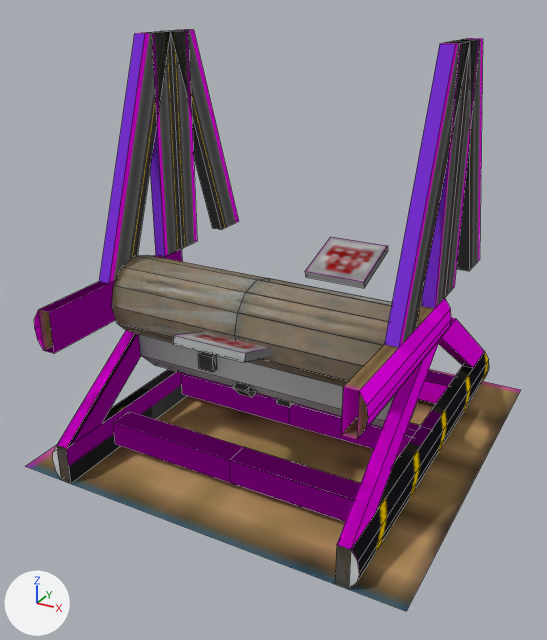
Before and after pictures for a commit that changed the Blender file resources/assets/taam/models/block/conveyor.blend.
Rendered twice from a camera (50 mm lens) standing at (1.313, -2.098, 1.099) and looking at (0.482, -0.588, 0.344). The lights are fixed; the arrows at lower left show +X, +Y and +Z. Mesh edges are drawn as thin lines.

Script lines for the objects in view, before the commit:
```python
ob_conveyor_end = bpy.data.objects.new('Conveyor End', me_cemdl)
ob_conveyor_end.location = (0.0, 0.0, 0.0)
ob_conveyor_end_framing_alu = bpy.data.objects.new('Conveyor End_Framing_Alu', me_cemdl_alu)
ob_conveyor_end_framing_alu.location = (0.0, 0.0, 0.0)
ob_conveyor_end_framing_wood = bpy.data.objects.new('Conveyor End_Framing_Wood', me_cemdl_wood)
ob_conveyor_end_framing_wood.location = (0.0, 0.0, 0.0)
ob_conveyor_end_walz_alu = bpy.data.objects.new('Conveyor End_Walz_Alu', me_cwalzmdl_alu)
ob_conveyor_end_walz_alu.location = (0.0, 0.0, 0.0)
ob_conveyor_straight = bpy.data.objects.new('Conveyor Straight', me_csmdl)
ob_conveyor_straight.location = (0.0, 0.0, 0.0)
ob_conveyor_straight_framing_alu = bpy.data.objects.new('Conveyor Straight_Framing_Alu', me_csmdl_alu)
ob_conveyor_straight_framing_alu.location = (0.0, 0.0, 0.0)
ob_conveyor_straight_framing_wood = bpy.data.objects.new('Conveyor Straight_Framing_Wood', me_csmdl_wood)
ob_conveyor_straight_framing_wood.location = (0.0, 0.0, 0.0)
ob_conveyor_straight_walz_wood = bpy.data.objects.new('Conveyor Straight_Walz_Wood', me_cwalzmdl_wood)
ob_conveyor_straight_walz_wood.location = (0.0, 0.15, 0.0)
ob_support_caps_alu = bpy.data.objects.new('Support Caps_Alu', me_scmdl_alu)
ob_support_caps_alu.location = (0.0, 0.0, 0.0)
# also in view: 'Support_Wood' at (0.5, -0.5, 0.175); 'Processor Marker_Grinder' at (0.5, -0.5, 0.376); 'Support_Alu' at (0.5, -0.5, 0.175); 'Processor' at (0.5, -0.612, 0.257); 'Support Above_Wood' at (0.5, -0.5, 0.725)
```
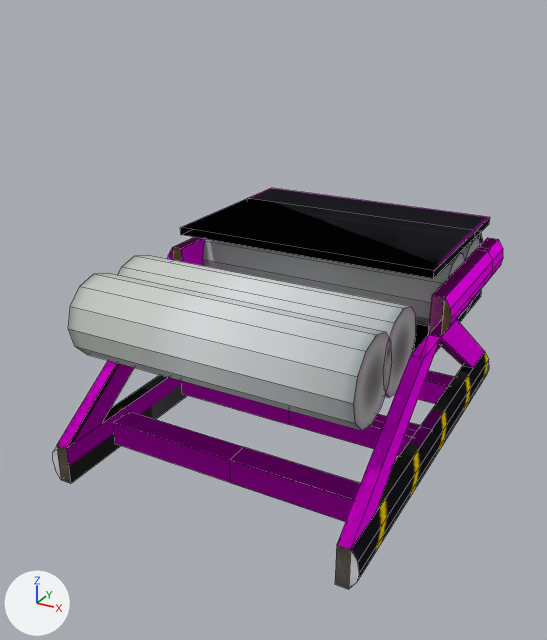
Diff of the bpy script that builds the scene:
```diff
--- a/resources/assets/taam/models/block/conveyor.blend.py
+++ b/resources/assets/taam/models/block/conveyor.blend.py
@@ ob_conveyor_end_walz_alu @@
 ob_conveyor_end_walz_alu.location = (0.0, 0.0, 0.0)
-ob_conveyor_end_walz_alu.hide_viewport = True
@@ ob_processor_marker_grinder @@
 _m = ob_processor_marker_grinder.modifiers.new('Mirror', 'MIRROR')
 _m.mirror_object = ob_mirrorobject
+ob_processor_marker_grinder.hide_viewport = True
@@ ob_support_above_wood @@
 _m = ob_support_above_wood.modifiers.new('Mirror', 'MIRROR')
 _m.mirror_object = ob_mirrorobject
+ob_support_above_wood.hide_viewport = True
@@ ob_support_above_alu @@
 _m = ob_support_above_alu.modifiers.new('Mirror', 'MIRROR')
 _m.mirror_object = ob_mirrorobject
+ob_support_above_alu.hide_viewport = True
@@ ob_conveyor_end_framing_alu @@
 ob_conveyor_end_framing_alu = bpy.data.objects.new('Conveyor End_Framing_Alu', me_cemdl_alu)
-ob_conveyor_end_framing_alu.location = (0.0, 0.0, 0.0)
+ob_conveyor_end_framing_alu.location = (1.0, -1.0, 0.0)
+ob_conveyor_end_framing_alu.rotation_euler = (0.0, 0.0, 3.142)  # degrees (0, 0, 180)
 _m = ob_conveyor_end_framing_alu.modifiers.new('Mirror', 'MIRROR')
 _m.mirror_object = ob_mirrorobject
-ob_conveyor_end_framing_alu.hide_viewport = True
@@ ob_conveyor_straight_walz_wood @@
 ob_conveyor_straight_walz_wood = bpy.data.objects.new('Conveyor Straight_Walz_Wood', me_cwalzmdl_wood)
-ob_conveyor_straight_walz_wood.location = (0.0, 0.15, 0.0)
+ob_conveyor_straight_walz_wood.location = (1.0, -1.15, 0.0)
+ob_conveyor_straight_walz_wood.rotation_euler = (0.0, 0.0, 3.142)  # degrees (0, 0, 180)
 _m = ob_conveyor_straight_walz_wood.modifiers.new('Mirror', 'MIRROR')
 _m.mirror_object = ob_mirrorobject
+ob_conveyor_straight_walz_wood.hide_viewport = True
@@ ob_conveyor_straight_framing_alu @@
 ob_conveyor_straight_framing_alu = bpy.data.objects.new('Conveyor Straight_Framing_Alu', me_csmdl_alu)
-ob_conveyor_straight_framing_alu.location = (0.0, 0.0, 0.0)
+ob_conveyor_straight_framing_alu.location = (1.0, -1.0, 0.0)
+ob_conveyor_straight_framing_alu.rotation_euler = (0.0, 0.0, 3.142)  # degrees (0, 0, 180)
@@ ob_conveyor_straight_framing_wood @@
 ob_conveyor_straight_framing_wood = bpy.data.objects.new('Conveyor Straight_Framing_Wood', me_csmdl_wood)
-ob_conveyor_straight_framing_wood.location = (0.0, 0.0, 0.0)
+ob_conveyor_straight_framing_wood.location = (1.0, -1.0, 0.0)
+ob_conveyor_straight_framing_wood.rotation_euler = (0.0, 0.0, 3.142)  # degrees (0, 0, 180)
 _m = ob_conveyor_straight_framing_wood.modifiers.new('Mirror', 'MIRROR')
@@ ob_processor @@
 ob_processor.location = (0.5, -0.612, 0.257)
+ob_processor.hide_viewport = True
@@ ob_conveyor_end @@
 ob_conveyor_end = bpy.data.objects.new('Conveyor End', me_cemdl)
-ob_conveyor_end.location = (0.0, 0.0, 0.0)
-ob_conveyor_end.hide_viewport = True
+ob_conveyor_end.location = (1.0, -1.0, 0.0)
+ob_conveyor_end.rotation_euler = (0.0, 0.0, 3.142)  # degrees (0, 0, 180)
@@ ob_reference @@
 ob_reference.location = (0.0, 0.0, 0.0)
+ob_reference.hide_viewport = True
@@ ob_conveyor_straight @@
 ob_conveyor_straight = bpy.data.objects.new('Conveyor Straight', me_csmdl)
-ob_conveyor_straight.location = (0.0, 0.0, 0.0)
-ob_conveyor_straight.hide_viewport = True
+ob_conveyor_straight.location = (1.0, -1.0, 0.0)
+ob_conveyor_straight.rotation_euler = (0.0, 0.0, 3.142)  # degrees (0, 0, 180)
@@ ob_conveyor_end_framing_wood @@
 ob_conveyor_end_framing_wood = bpy.data.objects.new('Conveyor End_Framing_Wood', me_cemdl_wood)
-ob_conveyor_end_framing_wood.location = (0.0, 0.0, 0.0)
+ob_conveyor_end_framing_wood.location = (1.0, -1.0, 0.0)
+ob_conveyor_end_framing_wood.rotation_euler = (0.0, 0.0, 3.142)  # degrees (0, 0, 180)
 _m = ob_conveyor_end_framing_wood.modifiers.new('Mirror', 'MIRROR')
 _m.mirror_object = ob_mirrorobject
-ob_conveyor_end_framing_wood.hide_viewport = True
@@ ob_conveyorroundbegin_walz_alu @@
+ob_conveyorroundbegin_walz_alu = bpy.data.objects.new('ConveyorRoundBegin_Walz_Alu', me_cwalzmdl_alu)
+ob_conveyorroundbegin_walz_alu.location = (1.0, -1.0, 0.0)
+ob_conveyorroundbegin_walz_alu.rotation_euler = (0.0, 0.0, 3.142)  # degrees (0, 0, 180)
@@ ob_conveyorstraightbegin_walz_alu @@
+ob_conveyorstraightbegin_walz_alu = bpy.data.objects.new('ConveyorStraightBegin_Walz_Alu', me_cwalzmdl_alu)
+ob_conveyorstraightbegin_walz_alu.location = (1.0, -1.15, 0.0)
+ob_conveyorstraightbegin_walz_alu.rotation_euler = (0.0, 0.0, 3.142)  # degrees (0, 0, 180)
```

Boxes [x1, y1, x2, y2] around the edits, measured in the pictures (547 x 640 px):
'Reference', hidden (brown)
    before: [25, 369, 521, 611]
'Conveyor End_Walz_Alu', shown
    after: [68, 273, 392, 431]
'Support Above_Wood', hidden
    before: [99, 30, 483, 347]
'Support Above_Alu', hidden
    before: [150, 30, 480, 309]
'Conveyor Straight_Walz_Wood', hidden (brown)
    before: [112, 255, 392, 386]
'Conveyor Straight_Framing_Alu', moved, turned
    before: [34, 249, 451, 438]
    after: [174, 238, 503, 336]
'Conveyor Straight', shown (black)
    after: [180, 188, 490, 353]
'ConveyorStraightBegin_Walz_Alu', added
    after: [202, 239, 465, 326]
'Conveyor End', shown (black)
    after: [181, 198, 483, 348]
'Processor', hidden
    before: [139, 334, 415, 427]
'Processor Marker_Grinder', hidden
    before: [173, 237, 388, 363]
'Conveyor Straight_Framing_Wood', moved, turned
    before: [38, 306, 434, 440]
    after: [173, 237, 451, 336]
'Conveyor End_Framing_Alu', shown (purple)
    after: [168, 237, 483, 337]
'Conveyor End_Framing_Wood', shown (purple)
    after: [172, 238, 489, 337]
'ConveyorRoundBegin_Walz_Alu', added
    after: [460, 238, 480, 309]
